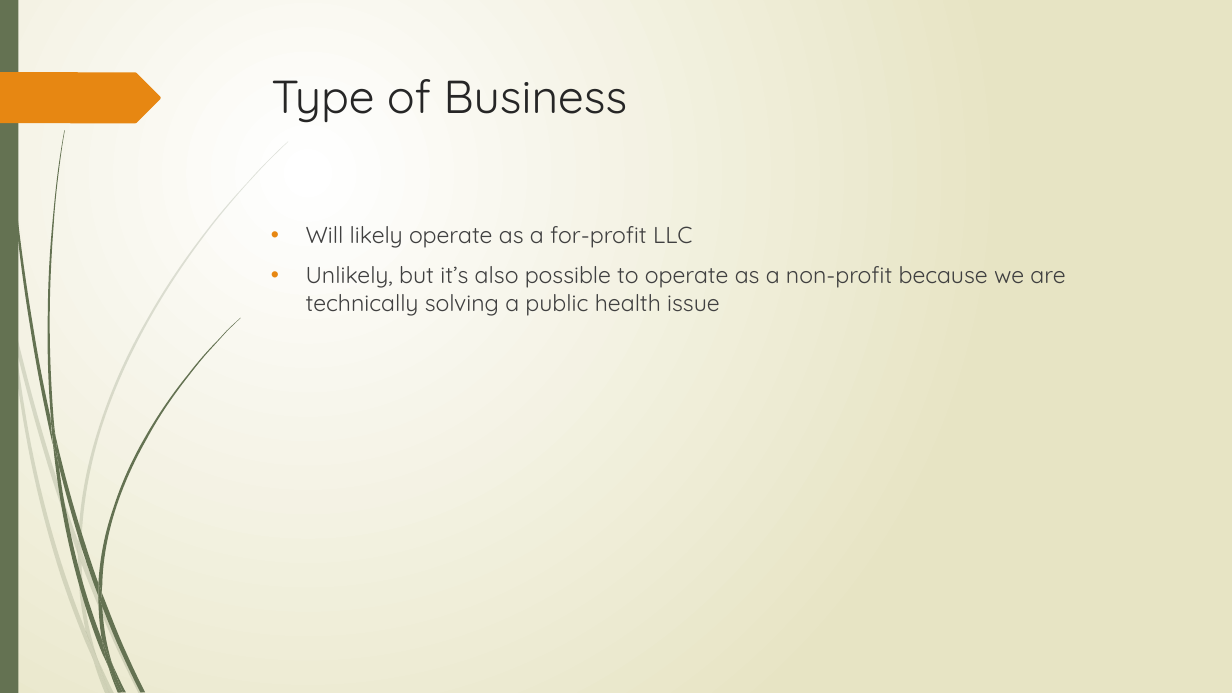
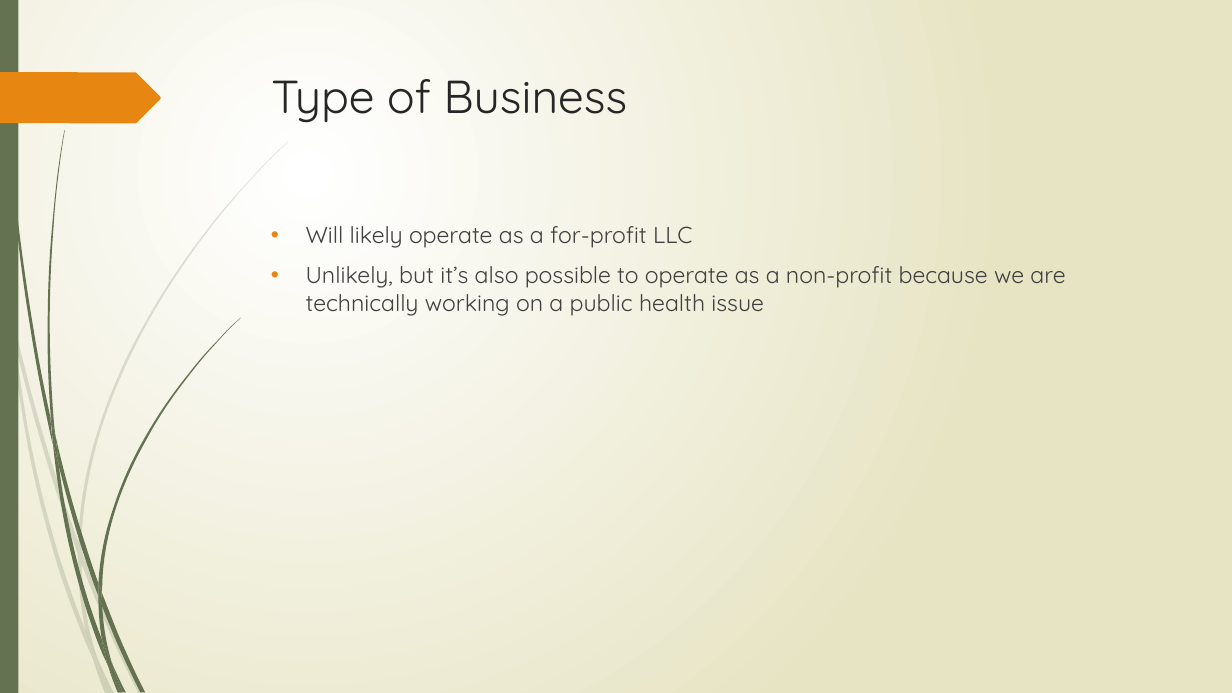
Before and after one commit to tieje/dogen, a slide deck: slide 17 of Presentation/SocialHub_FrancisT_06_23_2020.pptx. Drawn at 1232x693 pixels with LibreOffice and Linux fonts; fonts in the diff are those of the drawing. Boxes give left, top, right and bottom in pixels: in the first picture for what was removed or moved away, otherwise in the second. Text is boxed around its words. In the diff, an @@ line names an element or a change of style, - is before the commit and + after.

Commit message:
made some changes to the powerpoint

```diff
--- a/Presentation/SocialHub_FrancisT_06_23_2020.pptx
+++ b/Presentation/SocialHub_FrancisT_06_23_2020.pptx
@@ text at box(306, 266, 1065, 316): text changed @@
-• Unlikely, but it’s also possible to operate as a non-profit because we are technically solving a public health issue
+• Unlikely, but it’s also possible to operate as a non-profit because we are technically working on a public health issue
```
Also in this commit, not shown: 4 other slides changed.
